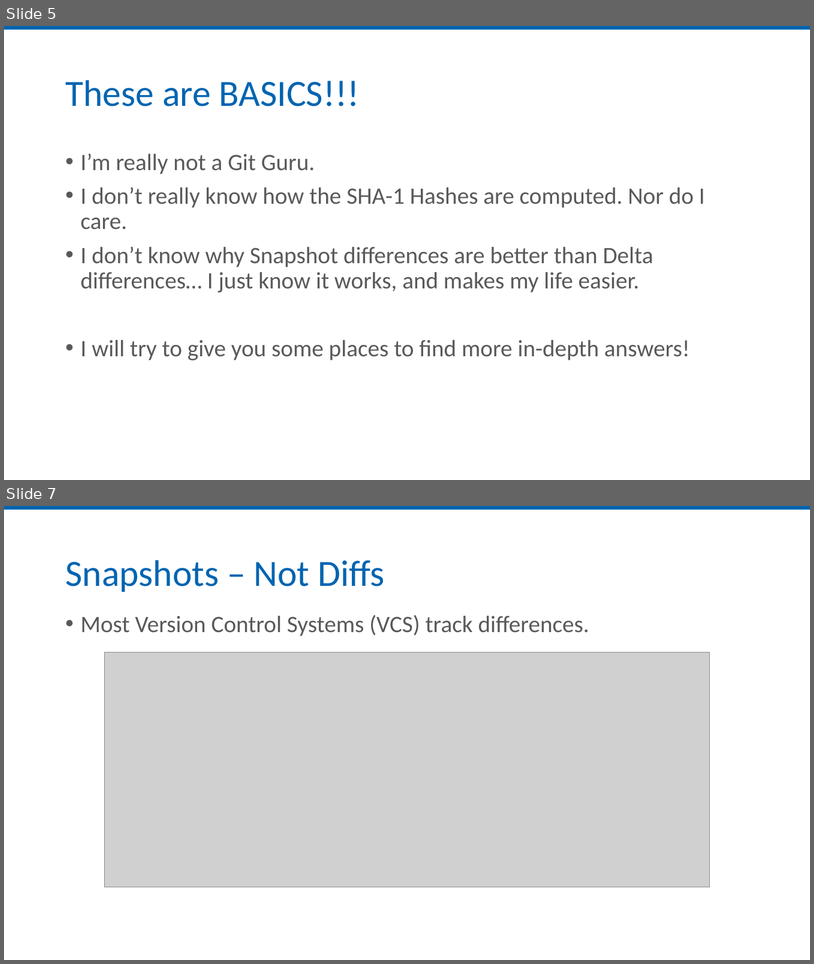
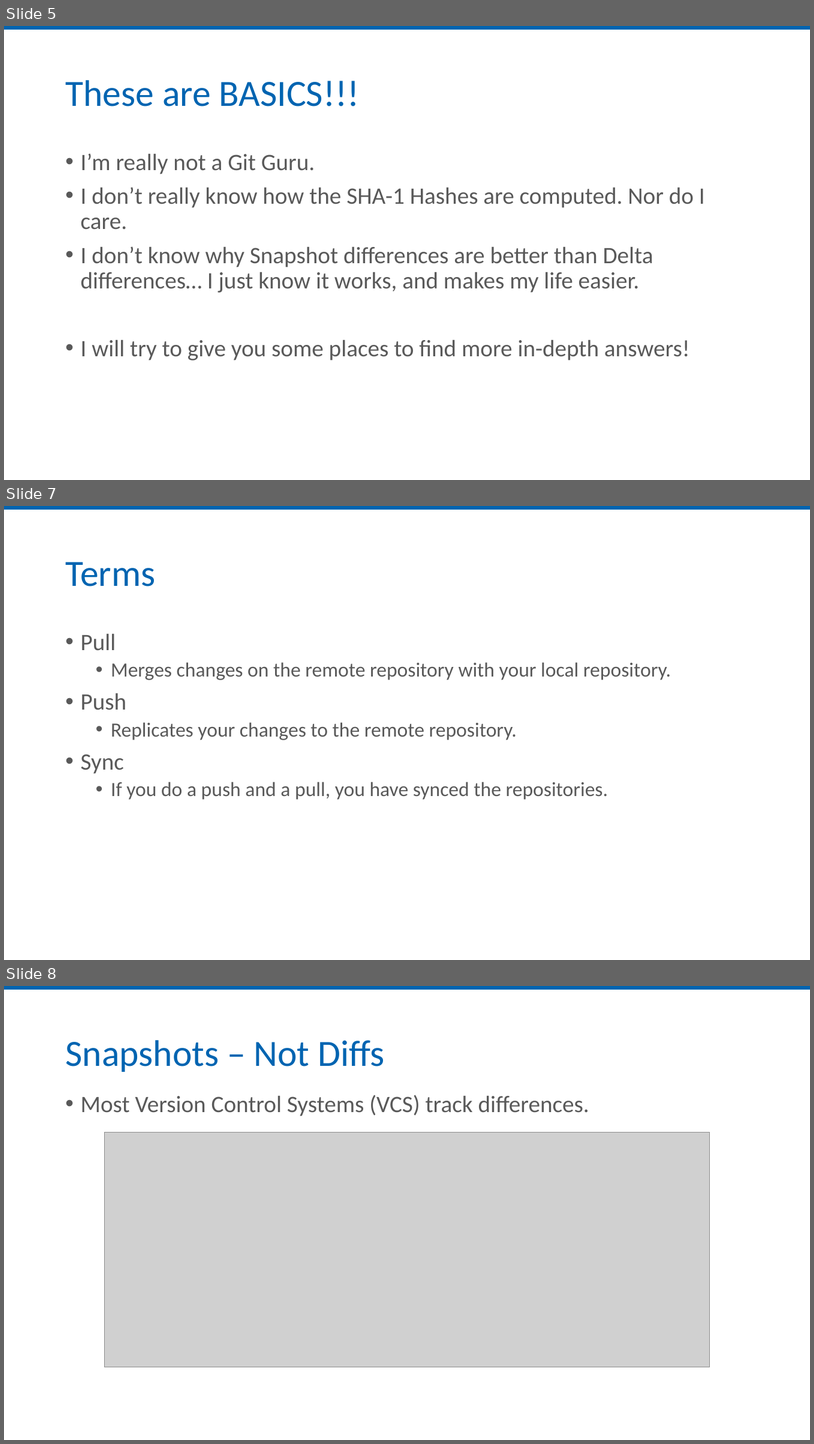
Before and after one commit to jmreynolds/Git-For-Normal-Developers, a slide deck: Slides/Git for the Normal Developer.pptx. Shown one above the other, each under a label of ours: slides 5 and 7 before the commit, slides 5, 7 and 8 after it; the slides between them are not shown. The pictures are 814x964 and 814x1444 pixels, drawn with LibreOffice and Linux fonts; fonts in the diff are those of the drawing; grey boxes stand for pictures. Boxes give left, top, right and bottom in pixels: in the first picture for what was removed or moved away, otherwise in the second. Text is boxed around its words. In the diff, an @@ line names an element or a change of style, - is before the commit and + after.

```diff
--- a/Slides/Git for the Normal Developer.pptx
+++ b/Slides/Git for the Normal Developer.pptx
@@ slide 7 added at (x1=4, y1=506, x2=810, y2=960), background #FFFFFF; not listed: 1 template element that a slide beside it also shows @@
@@ title added at (x1=65, y1=562, x2=155, y2=586), 44 pt, text #0064B1 @@
+Terms
@@ text added at (x1=81, y1=634, x2=671, y2=799), 24 pt, text #595959 @@
+• Pull
+  • Merges changes on the remote repository with your local repository.
+• Push
+  • Replicates your changes to the remote repository.
+• Sync
+  • If you do a push and a pull, you have synced the repositories.
@@ what was slide 7 is now slide 8 @@
```
Also in this commit, not shown: 6 slides changed.
